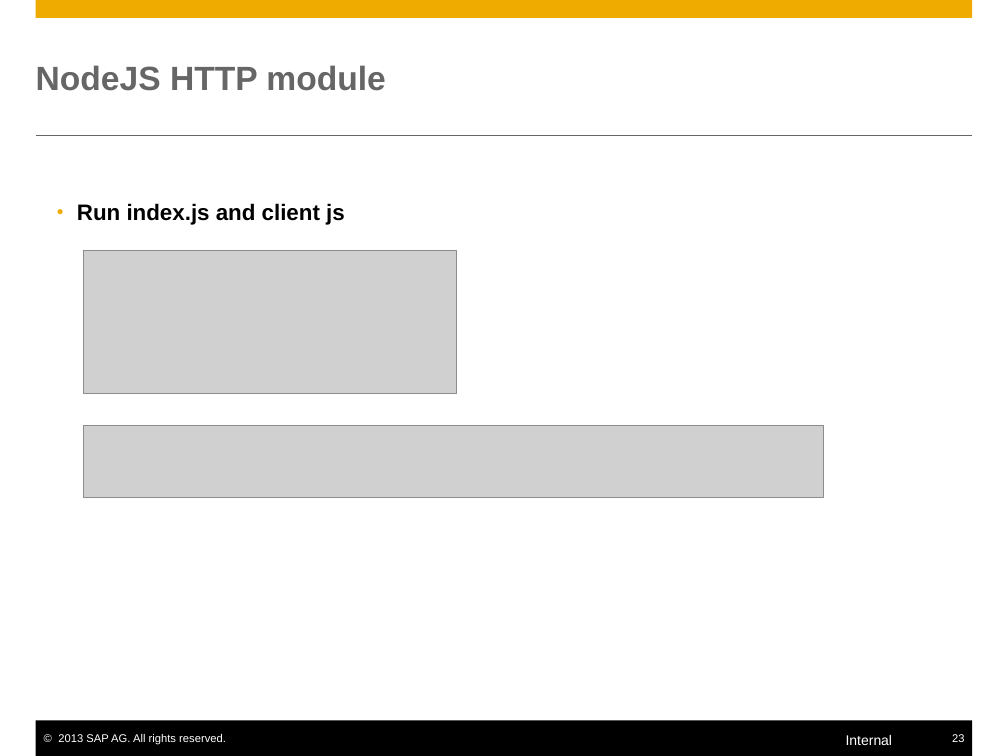
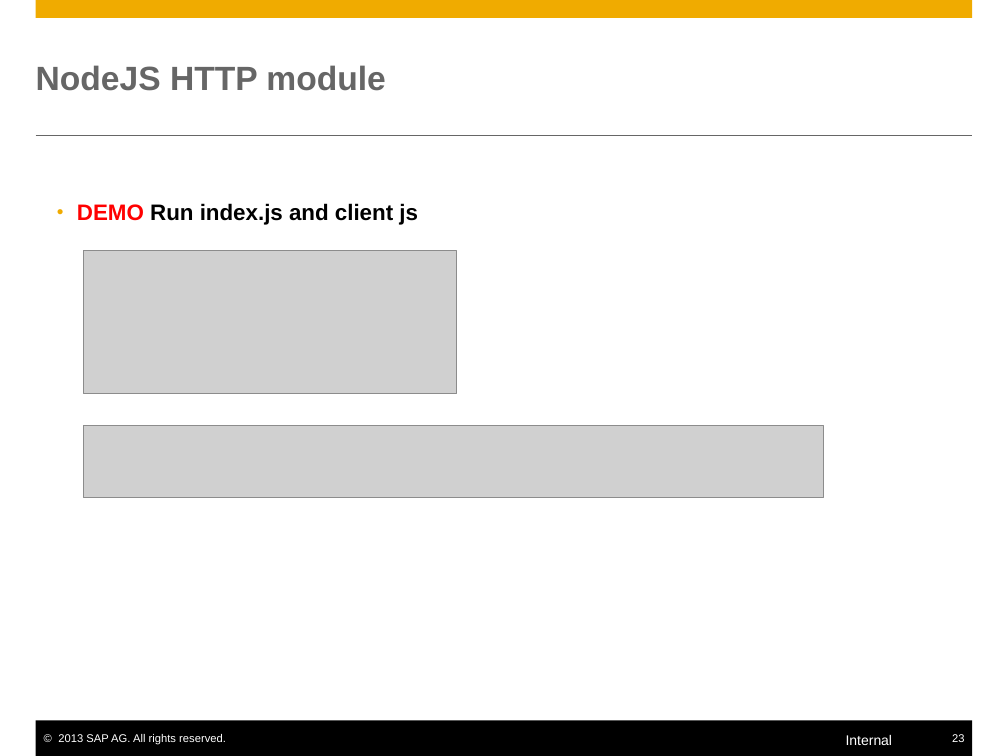
Before and after one commit to yjhcjykwbk-jlsec/mynodejs, a slide deck: slide 23 of nodejs.pptx. Drawn at 1008x756 pixels with LibreOffice and Linux fonts; fonts in the diff are those of the drawing; grey boxes stand for pictures. Boxes give left, top, right and bottom in pixels: in the first picture for what was removed or moved away, otherwise in the second. Text is boxed around its words. In the diff, an @@ line names an element or a change of style, - is before the commit and + after.

```diff
--- a/nodejs.pptx
+++ b/nodejs.pptx
@@ text at (x1=77, y1=203, x2=418, y2=225): text changed @@
-• Run index.js and client js
+• DEMO Run index.js and client js
```
Also in this commit, not shown: 17 other slides changed, 8 slides added, 2 slides removed, 6 other files.
